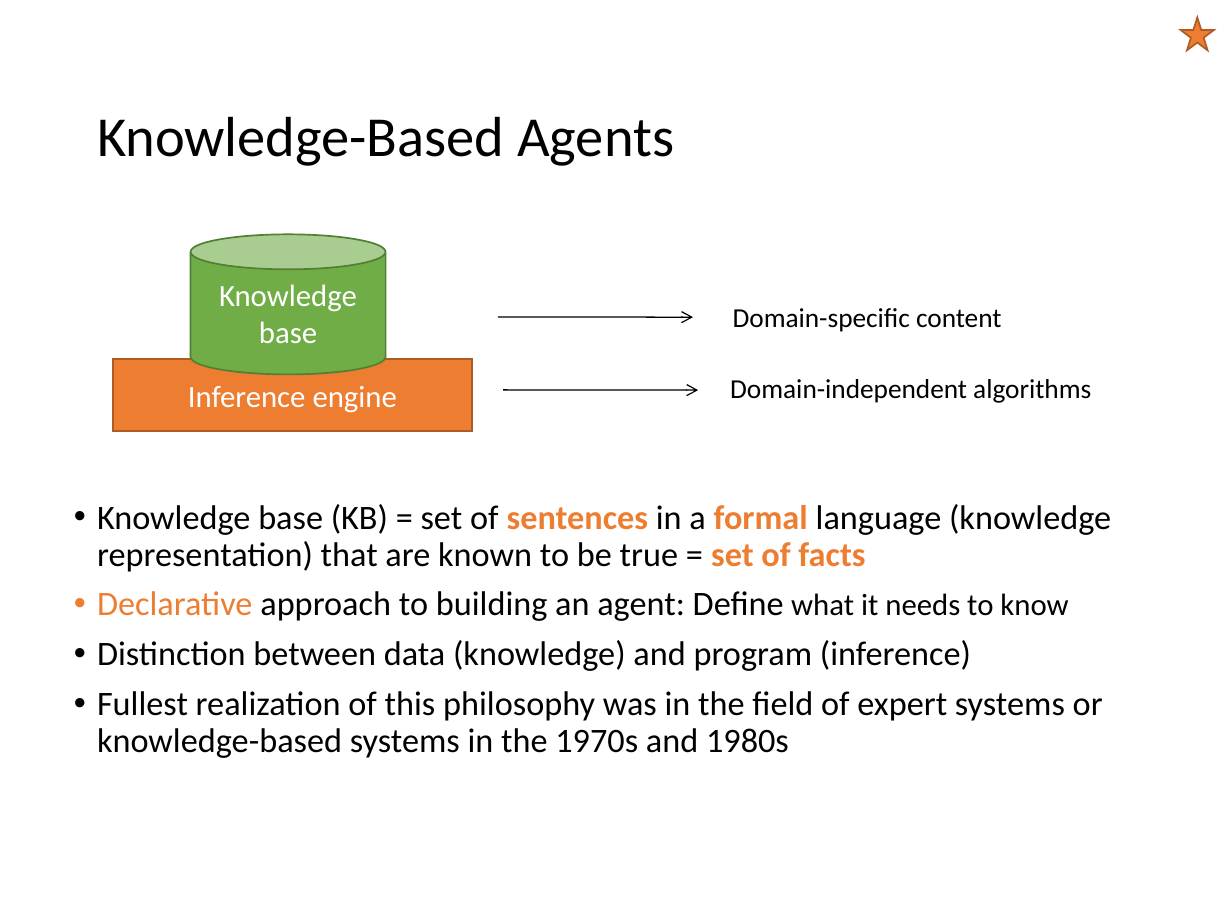
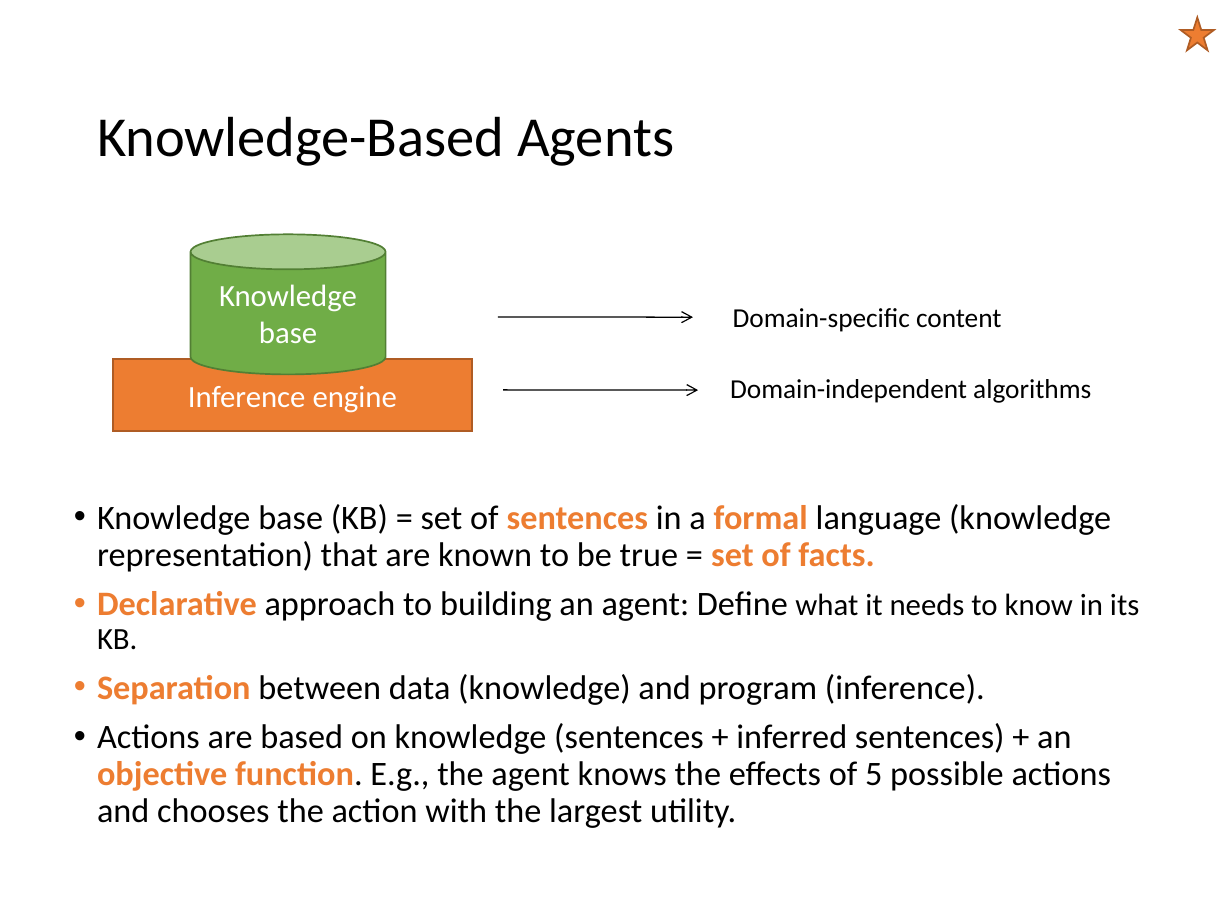
Before and after one commit to mhahsler/CS7320-AI, a slide deck: slide 4 of slides/07_logic.pptx. Drawn at 1232x924 pixels with LibreOffice and Linux fonts; fonts in the diff are those of the drawing. Boxes give left, top, right and bottom in pixels: in the first picture for what was removed or moved away, otherwise in the second. Text is boxed around its words. In the diff, an @@ line names an element or a change of style, - is before the commit and + after.

Commit message:
improved agent description.

```diff
--- a/slides/07_logic.pptx
+++ b/slides/07_logic.pptx
@@ text at bbox=[97, 504, 1139, 828]: text changed @@
-• Knowledge base (KB) = set of sentences in a formal language (knowledge representation) that are known to be true = set of facts
-• Declarative approach to building an agent: Define what it needs to know
-• Distinction between data (knowledge) and program (inference)
-• Fullest realization of this philosophy was in the field of expert systems or knowledge-based systems in the 1970s and 1980s
+• Knowledge base (KB) = set of sentences in a formal language (knowledge representation) that are known to be true = set of facts.
+• Declarative approach to building an agent: Define what it needs to know in its KB.
+• Separation between data (knowledge) and program (inference).
+• Actions are based on knowledge (sentences + inferred sentences) + an objective function. E.g., the agent knows the effects of 5 possible actions and chooses the action with the largest utility.
```
Also in this commit, not shown: 7 other slides changed, 6 slides added, 3 slides removed, 1 other file.
